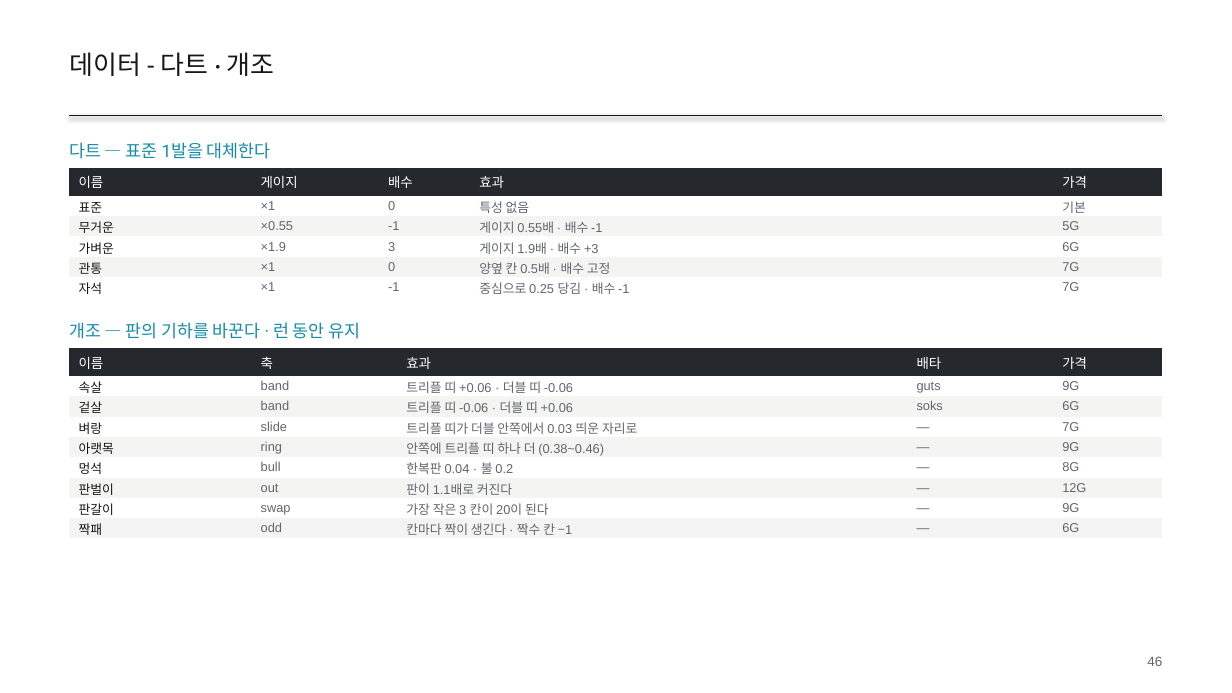
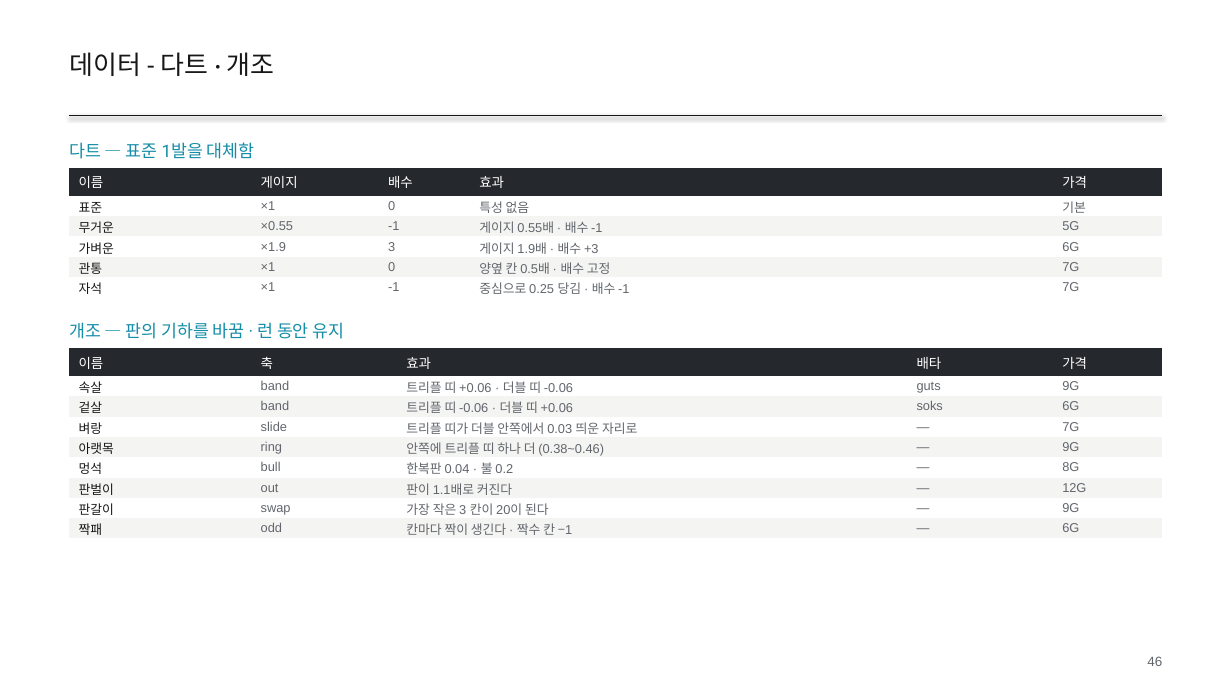
Before and after one commit to GGbong69/test-03, a slide deck: slide 46 of docs/HIGHTONE_기획서.pptx. Drawn at 1232x693 pixels with LibreOffice and Linux fonts; fonts in the diff are those of the drawing. Boxes give left, top, right and bottom in pixels: in the first picture for what was removed or moved away, otherwise in the second. Text is boxed around its words. In the diff, an @@ line names an element or a change of style, - is before the commit and + after.

```diff
--- a/docs/HIGHTONE_기획서.pptx
+++ b/docs/HIGHTONE_기획서.pptx
@@ text at [69,142,255,159]: text changed @@
-다트 — 표준 1발을 대체한다
+다트 — 표준 1발을 대체함
@@ text at [69,322,345,339]: text changed @@
-개조 — 판의 기하를 바꾼다 · 런 동안 유지
+개조 — 판의 기하를 바꿈 · 런 동안 유지
```
Also in this commit, not shown: 16 other slides changed, 3 other files.
